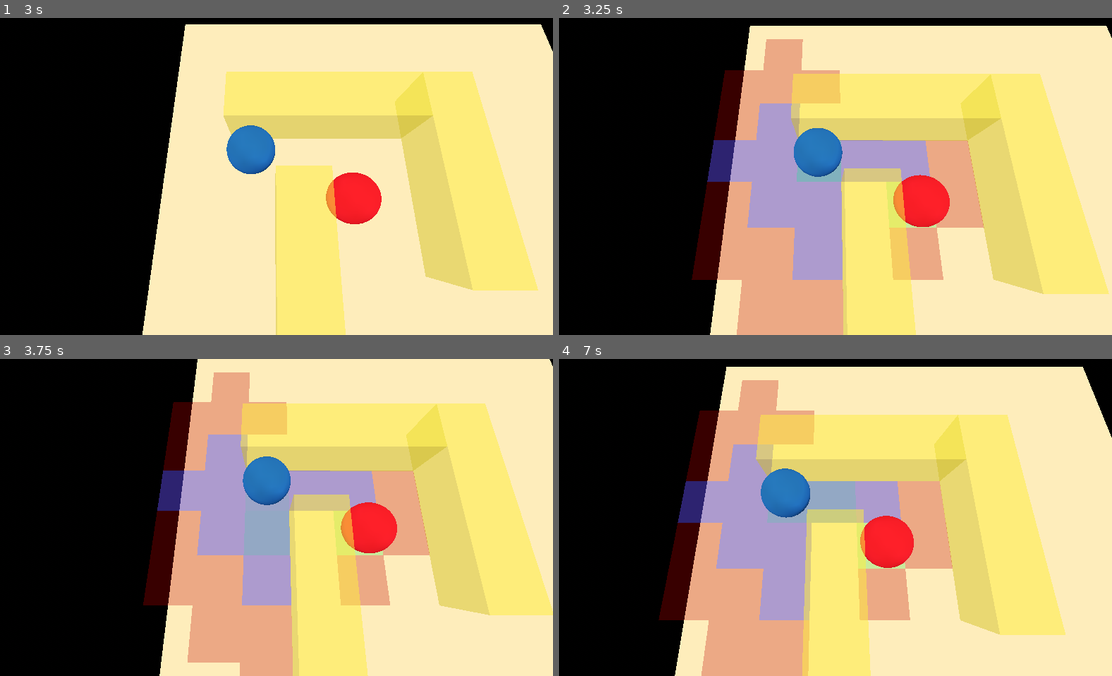
Above: before the commit, frames 1-4 (two rows, left to right).
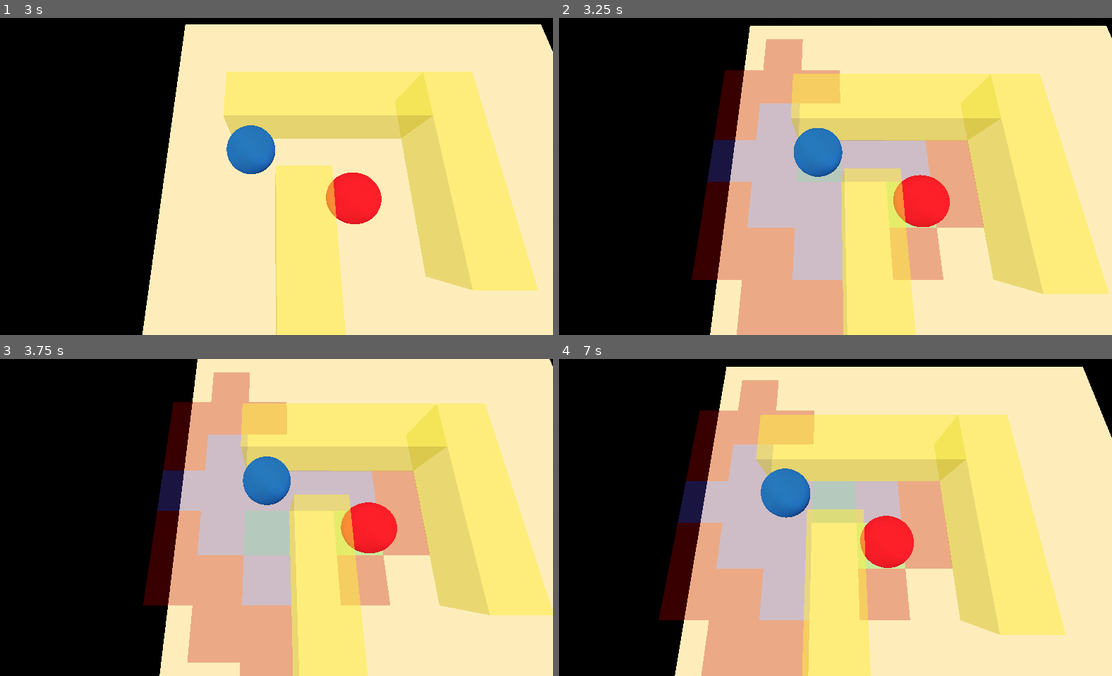
Above: after the commit, the same moments.

Repository: Feywick-Games/A-Frightful-Fall
Game: Godot game, scene res://Stage/stage.tscn
The game is run twice, just before and just after one commit, with the same random seed, the same clock (stepped at 60 frames per second) and the same inputs.
Inputs:
- Up to frame 1 (3 s): tap Enter (ui_accept) at 0.5, 0.77, 1.25, 1.52, 2 s; hold Right (ui_right) 0.53-1.28 s; tap Left (move) every 0.75 s from 0.6 to 2.85 s; hold Down (ui_down) 1.28-2.03 s; hold Right (ui_right) 2.03-2.78 s; hold Up (ui_up) from 2.78 s (still down)
- Up to frame 2 (3.25 s): keep holding Up (ui_up); tap Enter (ui_accept) at 3.02 s
- Up to frame 3 (3.75 s): release Up (ui_up) at 3.53 s; hold Down (ui_down) from 3.53 s (still down); tap Left (move) at 3.6 s
- Up to frame 4 (7 s): tap Enter (ui_accept) at 3.77, 4.52, 5.75, 6.02, 6.77 s; tap Left (move) every 0.75 s from 4.35 to 6.6 s; release Down (ui_down) at 5.78 s; hold Right (ui_right) 5.78-6.53 s; hold Up (ui_up) from 6.53 s (still down)

Frame 1 is identical in both runs. In frame 2, 8.4% of the frame differs, in the area x 26-68%, y 26-83%; in frame 3, 7.9%; in frame 4, 8.0%.

Commit message:
Fix extra player tile

Diff:
--- a/Stage/_Script/grid.gd
+++ b/Stage/_Script/grid.gd
@@ -53,7 +53,7 @@
 		elif Graph.get_tile_occupant(id) == GameState.active_unit:
 			active_tile = id
 
-	for id in movement_ids + range_ids:
+	for id in _movement_range + _action_range + _empty_range:
 		var mesh_instance := MeshInstance3D.new()
 		if id == active_tile:
 			mesh_instance.mesh = _move_select_mesh
@@ -78,7 +78,6 @@
 			if Input.is_action_just_pressed("move"):
 				direction = Input.get_vector("ui_left", "ui_right", "ui_up", "ui_down")
 			if direction:
-				print(_cur_tile_idx)
 				var nearest_tile = Graph.get_tile_id(
 					_selection_node.global_position + Vector3(direction.x, 0, direction.y)
 				)
